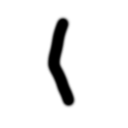
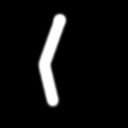
Layered file, before and after one edit (128×128). Changes by layer:
added layer "Layer 17" above "Layer 11" over [36, 11, 69, 110]
hid "Layer 11", painted on it over [45, 14, 77, 109]
showed "Layer 0", painted on it over [0, 0, 128, 128]
